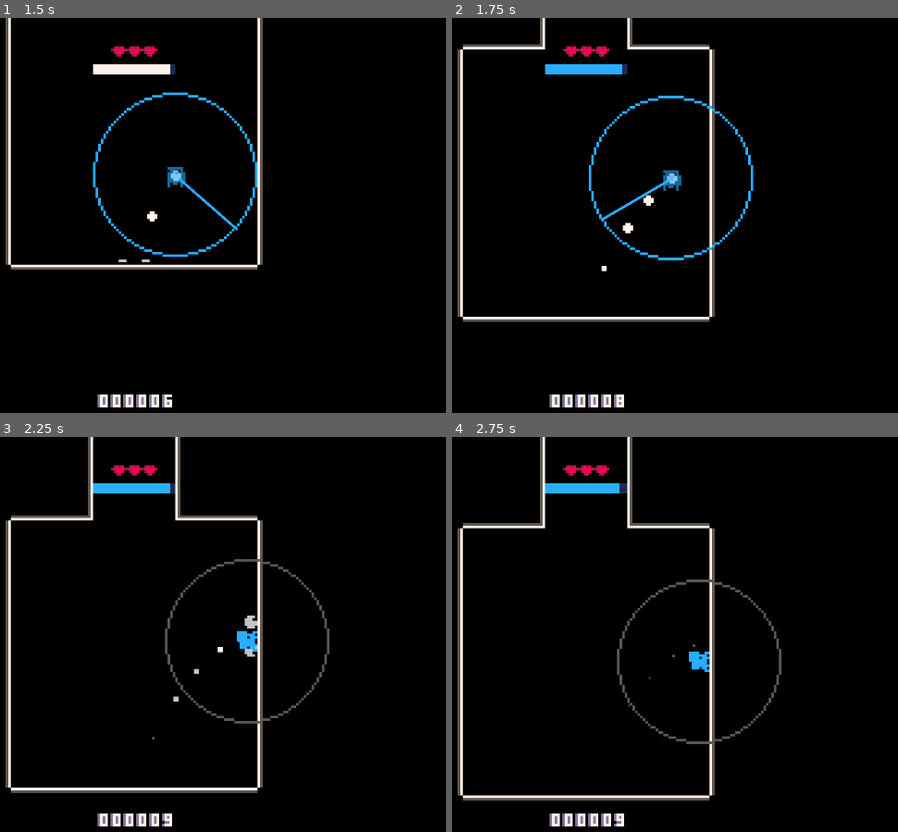
Above: before the commit, frames 1-4 (two rows, left to right).
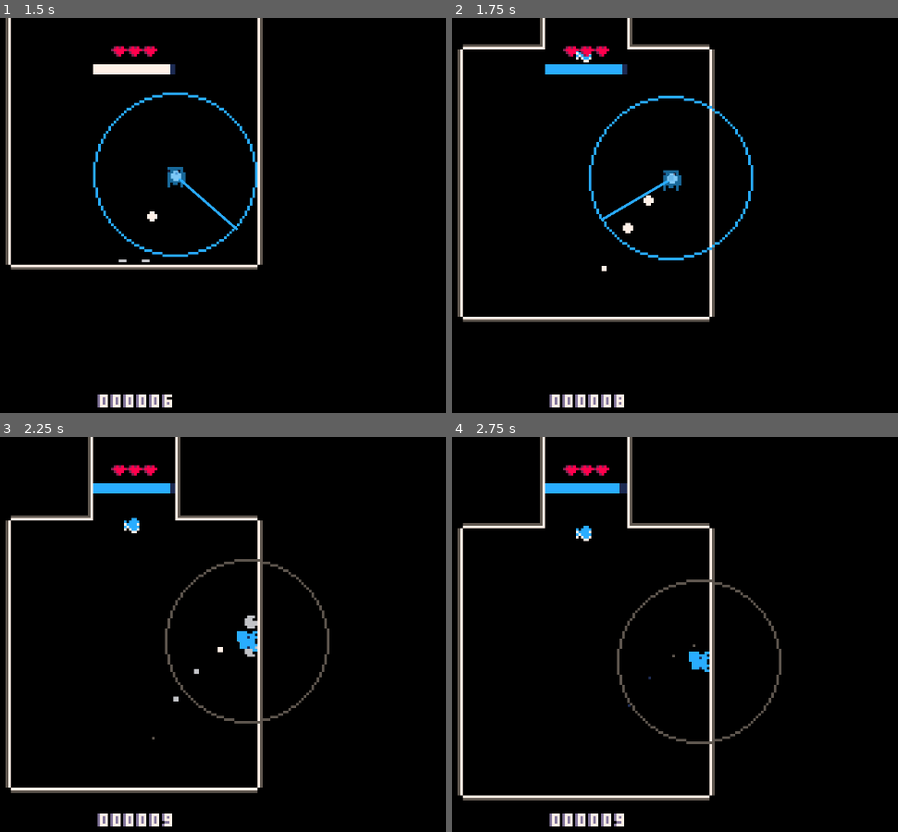
Above: after the commit, the same moments.

Repository: Flamenccio/spider-jump
Game: Godot game, scene res://scenes/game.tscn
Same seed, same stepped clock (60 frames per second), same inputs: the game is played once before the commit and once after it. The engine's default icon, where the game draws it, is replaced by a stand-in: a white triangle on a blue panel in a dark square.
Inputs (mouse positions are in pixels of both pictures, inside the frame that each line leads up to):
- Up to frame 1 (1.5 s): tap Enter at 0.5 s; move the mouse to (98, 310) at 0.52 s; press the mouse at (98, 310) at 0.53 s; hold W (move_up) 0.53-1.25 s; release the mouse at (98, 310) at 1.25 s; drag from (356, 290) to (133, 227) at 1.27 s
- Up to frame 2 (1.75 s): no input
- Up to frame 3 (2.25 s): move the mouse to (outside the picture) at 2.02 s; hold A (move_left) from 2.03 s (still down); tap Delete at 2.1 s
- Up to frame 4 (2.75 s): keep holding A (move_left)

Frame 1 is identical in both runs. In frame 2, less than 0.1% of the frame differs, in the area x 27-32%, y 8-12%; in frame 3, 0.1%, in the area x 27-32%, y 20-25%; in frame 4, 0.1%.

Commit message:
fix bug
prevent safe spots from being in mid air

Diff:
--- a/scenes/game.tscn
+++ b/scenes/game.tscn
@@ -28,6 +28,7 @@
 [ext_resource type="Script" uid="uid://y5qohu2l48v3" path="res://scripts/player_stats_saver.gd" id="22_37s47"]
 [ext_resource type="PackedScene" uid="uid://bbd2meqorrjoe" path="res://scenes/high_score_line.tscn" id="23_bt5mj"]
 [ext_resource type="Texture2D" uid="uid://bn75rko42o47k" path="res://sprites/blinkfly_reticle-Sheet.png" id="29_suyxu"]
+[ext_resource type="PackedScene" uid="uid://dxdwqtbu84o7o" path="res://scenes/powerups/bubblebee.tscn" id="30_qouja"]
 [ext_resource type="Script" uid="uid://c10ujhyqm6myp" path="res://scripts/player/blinkfly_reticle.gd" id="30_sgl2t"]
 
 [sub_resource type="RectangleShape2D" id="RectangleShape2D_eow3j"]
@@ -205,6 +206,9 @@
 autoplay = "default"
 frame_progress = 0.442083
 script = ExtResource("30_sgl2t")
+
+[node name="Bubblebee" parent="." instance=ExtResource("30_qouja")]
+position = Vector2(-1, -110)
 
 [connection signal="levelled_up" from="." to="LevelSpawner" method="_on_level_up"]
 [connection signal="on_game_over" from="." to="UI/DeathScreen" method="show" flags=3]
--- a/scenes/player.tscn
+++ b/scenes/player.tscn
@@ -416,8 +416,8 @@
 [sub_resource type="CircleShape2D" id="CircleShape2D_31cv2"]
 radius = 3.0
 
-[sub_resource type="RectangleShape2D" id="RectangleShape2D_wqfne"]
-size = Vector2(6, 6)
+[sub_resource type="CircleShape2D" id="CircleShape2D_holxr"]
+radius = 5.0
 
 [sub_resource type="CanvasItemMaterial" id="CanvasItemMaterial_60mlk"]
 particles_animation = true
@@ -649,7 +649,7 @@
 
 [node name="SafeSpotCheck" type="Node" parent="Casters" node_paths=PackedStringArray("_shape_cast_origin")]
 script = ExtResource("17_qfm1y")
-_shape = SubResource("RectangleShape2D_wqfne")
+_shape = SubResource("CircleShape2D_holxr")
 _shape_cast_origin = NodePath("../..")
 _shape_cast_layers = 22
 metadata/_custom_type_script = "uid://bdjmy758l3rls"
--- a/scripts/player/safe_state.gd
+++ b/scripts/player/safe_state.gd
@@ -32,7 +32,24 @@
 	# Check area for danger (spikes)
 	var results := _danger_shapecast.intersect_shape(Vector2.ZERO, _MAX_SHAPECAST_RESULTS)
 	if results.size() > 0:
-		print('danger!!')
+		return
+
+	# Check if area is on the ground
+	var results_2 := _safe_spot_shapecast.intersect_shape(Vector2.ZERO)
+	if results_2.size() == 0:
+		return
+
+	var valid = false
+
+	for result in results_2:
+		var collider = result['collider'] as CollisionObject2D
+		if collider == null:
+			continue
+		valid = _collider_is_on_layer(collider, _climbable_layers)
+		if valid:
+			break
+
+	if not valid:
 		return
 
 	_position = rounded_position
Not shown: 1 places in scenes/game.tscn that only renumber resources
